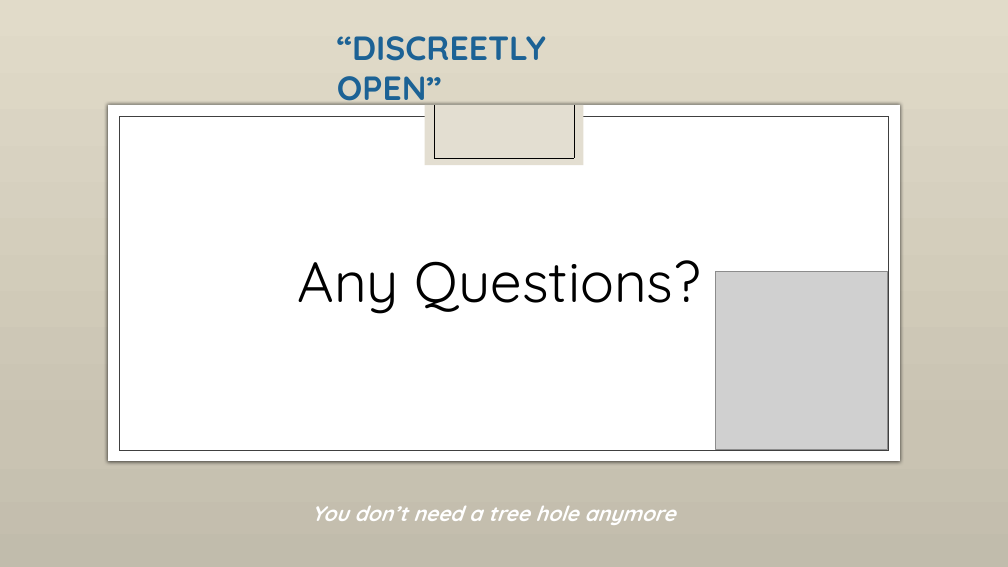
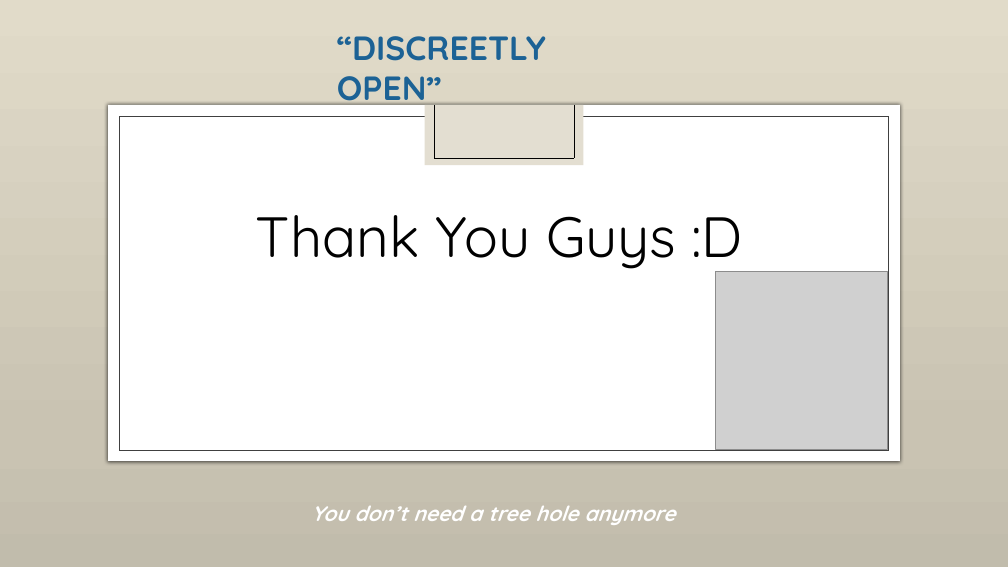
Before and after one commit to leahoho/moral-judges, a slide deck: slide 11 of MJ ppt 2018-7-24 (2).pptx (slide 9 before the commit). Drawn at 1008x567 pixels with LibreOffice and Linux fonts; fonts in the diff are those of the drawing; grey boxes stand for pictures; background and template pictures are left out. Boxes give left, top, right and bottom in pixels: in the first picture for what was removed or moved away, otherwise in the second. Text is boxed around its words. In the diff, an @@ line names an element or a change of style, - is before the commit and + after.

```diff
--- a/MJ ppt 2018-7-24 (2).pptx
+++ b/MJ ppt 2018-7-24 (2).pptx
@@ text at (256,215,742,272): text changed @@
-Any Questions?
+Thank You Guys :D
```
Also in this commit, not shown: 3 other slides changed, 2 slides added.
